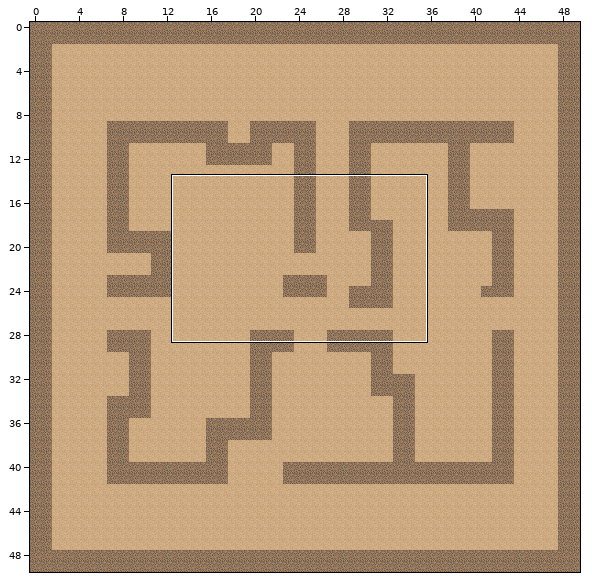
A Tiled map gets an edit: Debug.win32/Player/Tiled Map/ArcherBattle_TiledMap_3.tmx. Above: a wide view before the commit, with the close-up outlined.
Close-up. Before the commit:
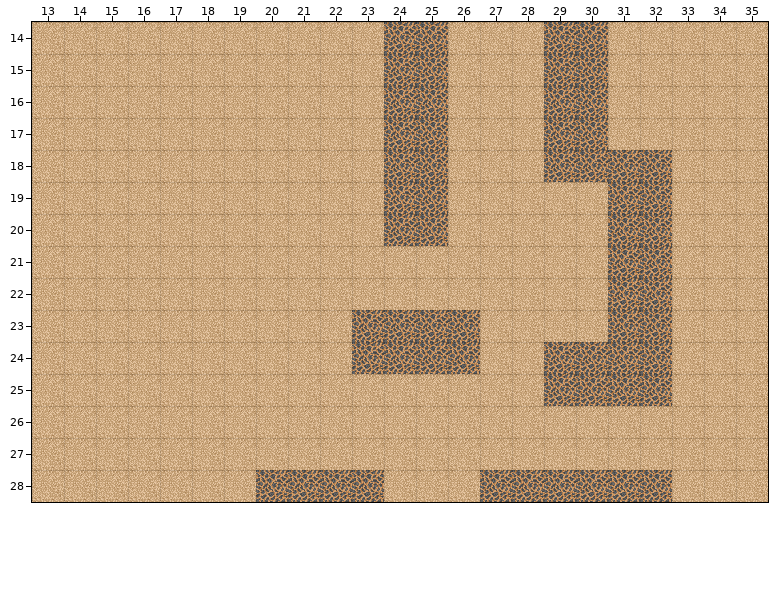
Cells are 32x32 px. Shown: x 13..35, y 14..28.
And afterwards:
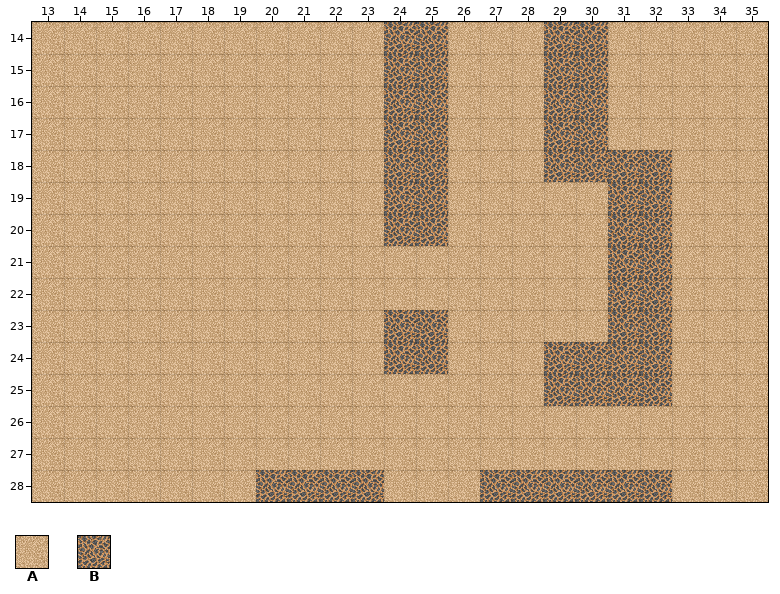
Key: from "meta": A 117, B 124.
_ is an empty cell.
What changed:
Layer "meta":
The author changed tile B to tile A in rows 23 to 24 at x 23 and 26.
